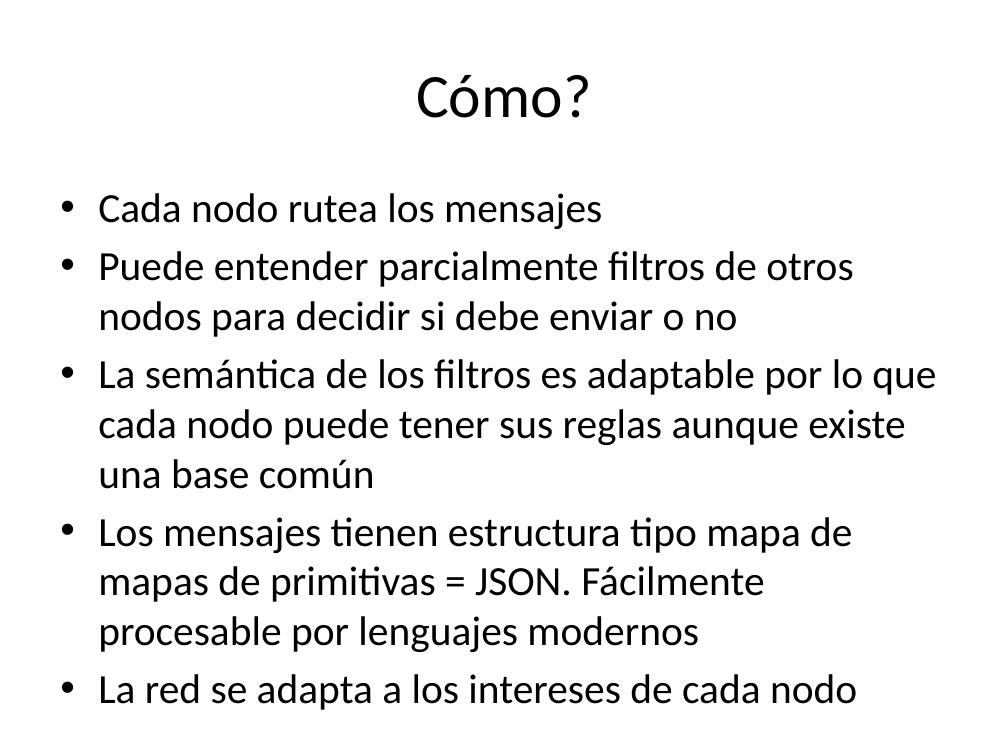
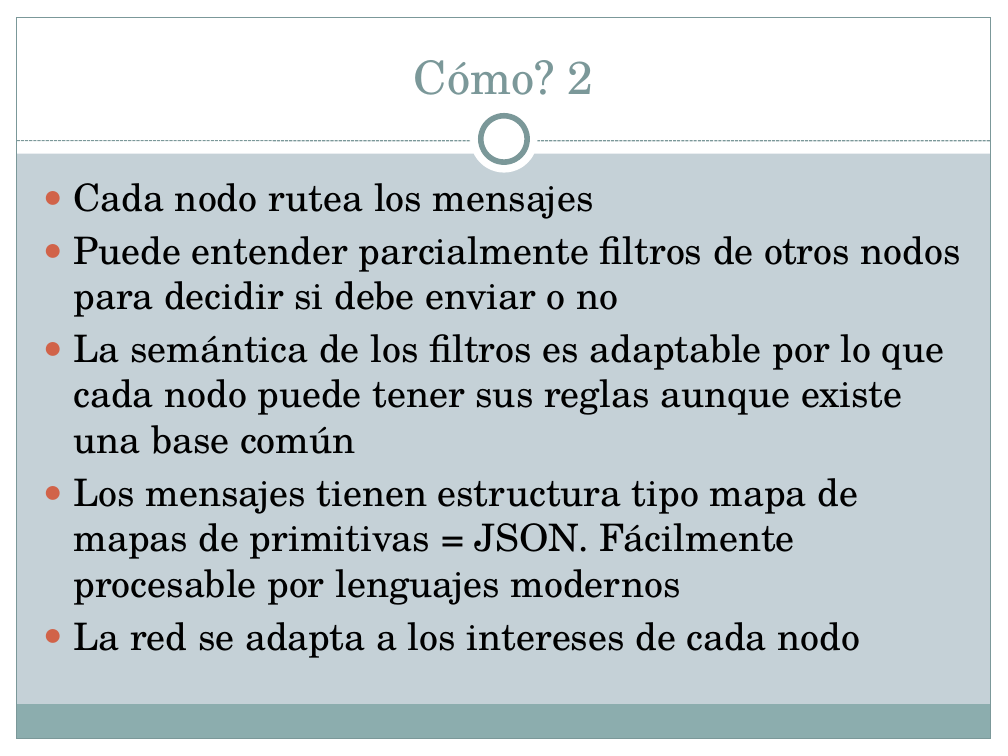
Before and after one commit to kfgodel/vortex, a slide deck: slide 15 of Documentacion/Publicable/Borradores/Intro a Vortex.pptx (slide 14 before the commit). Drawn at 1008x756 pixels with LibreOffice and Linux fonts; fonts in the diff are those of the drawing. Boxes give left, top, right and bottom in pixels: in the first picture for what was removed or moved away, otherwise in the second. Text is boxed around its words. In the diff, an @@ line names an element or a change of style, - is before the commit and + after.

```diff
--- a/Documentacion/Publicable/Borradores/Intro a Vortex.pptx
+++ b/Documentacion/Publicable/Borradores/Intro a Vortex.pptx
@@ background #FFFFFF to #C5D1D7 @@
@@ rectangle added at (x1=0, y1=0, x2=1008, y2=153), fill #FFFFFF @@
@@ rectangle added at (x1=0, y1=0, x2=17, y2=756), fill #FFFFFF @@
@@ rectangle added at (x1=17, y1=17, x2=991, y2=739), outline #7C999A 0.75 pt @@
@@ title "Cómo? 2" at (x1=414, y1=60, x2=594, y2=95): vertical alignment middle to bottom @@
@@ rectangle added at (x1=991, y1=0, x2=1008, y2=756), fill #FFFFFF @@
@@ title at (x1=414, y1=60, x2=594, y2=95): text changed; size 44 to 33 pt; font Calibri to TeX Gyre Schola; text colour #000000 to #7C999A @@
-Cómo?
+Cómo? 2
@@ ellipse added at (x1=471, y1=106, x2=538, y2=173), fill #FFFFFF @@
@@ ellipse added at (x1=481, y1=116, x2=527, y2=162), fill #FFFFFF, outline #7C999A 4 pt @@
@@ line added from (17, 141) to (991, 141), #7C999A 0.75 pt dashed @@
@@ text "Cada nodo rutea los mensajes" moved from (x1=98, y1=193, x2=936, y2=710) to (x1=73, y1=183, x2=961, y2=658) @@
@@ text "Cada nodo rutea los mensajes" at (x1=73, y1=183, x2=961, y2=658): size 29.6 to 27 pt, font Calibri to TeX Gyre Schola; bullet • to ● @@
@@ rectangle added at (x1=16, y1=705, x2=990, y2=739), fill #8CADAE @@
@@ rectangle added at (x1=0, y1=739, x2=1008, y2=756), fill #FFFFFF @@
```
Also in this commit, not shown: 18 other slides changed, 1 slide added, 2 other files.
